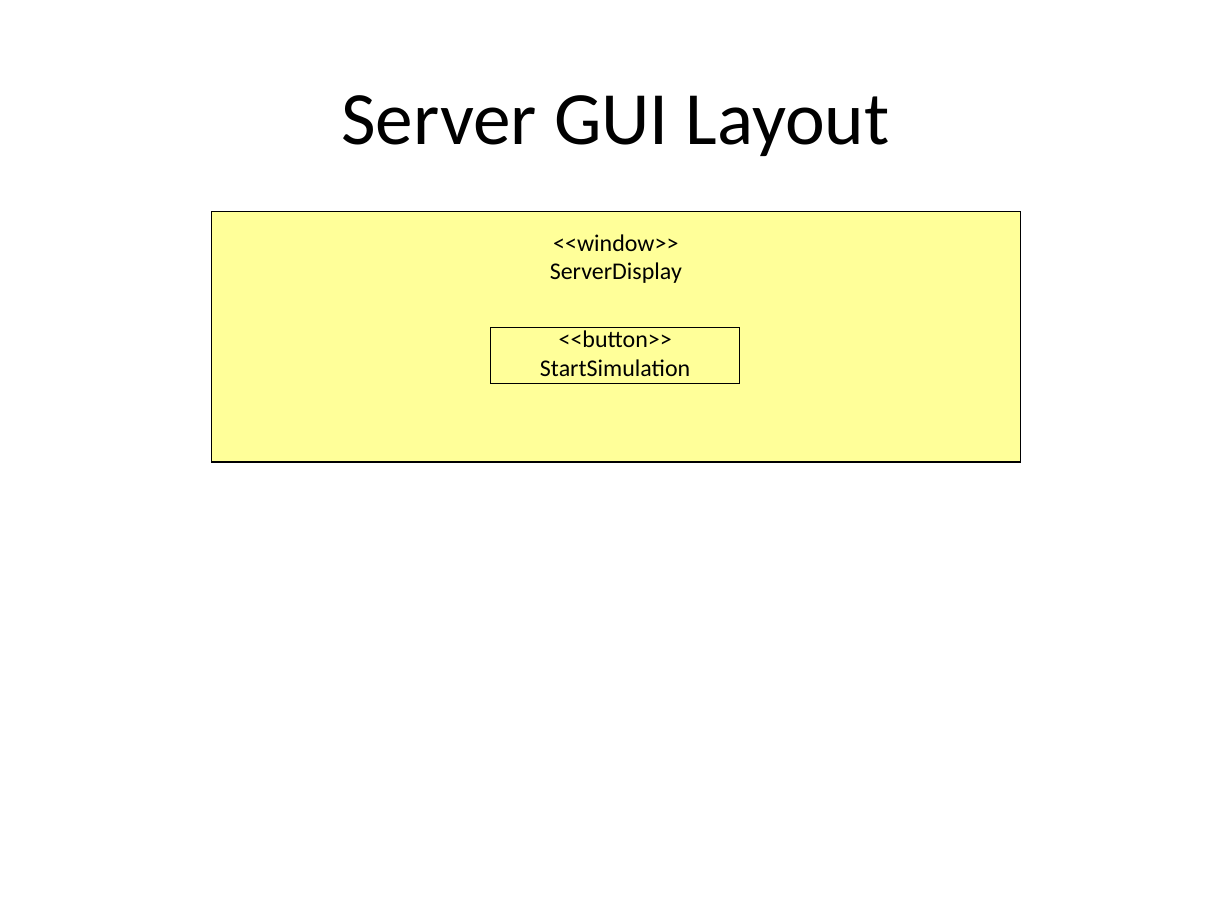
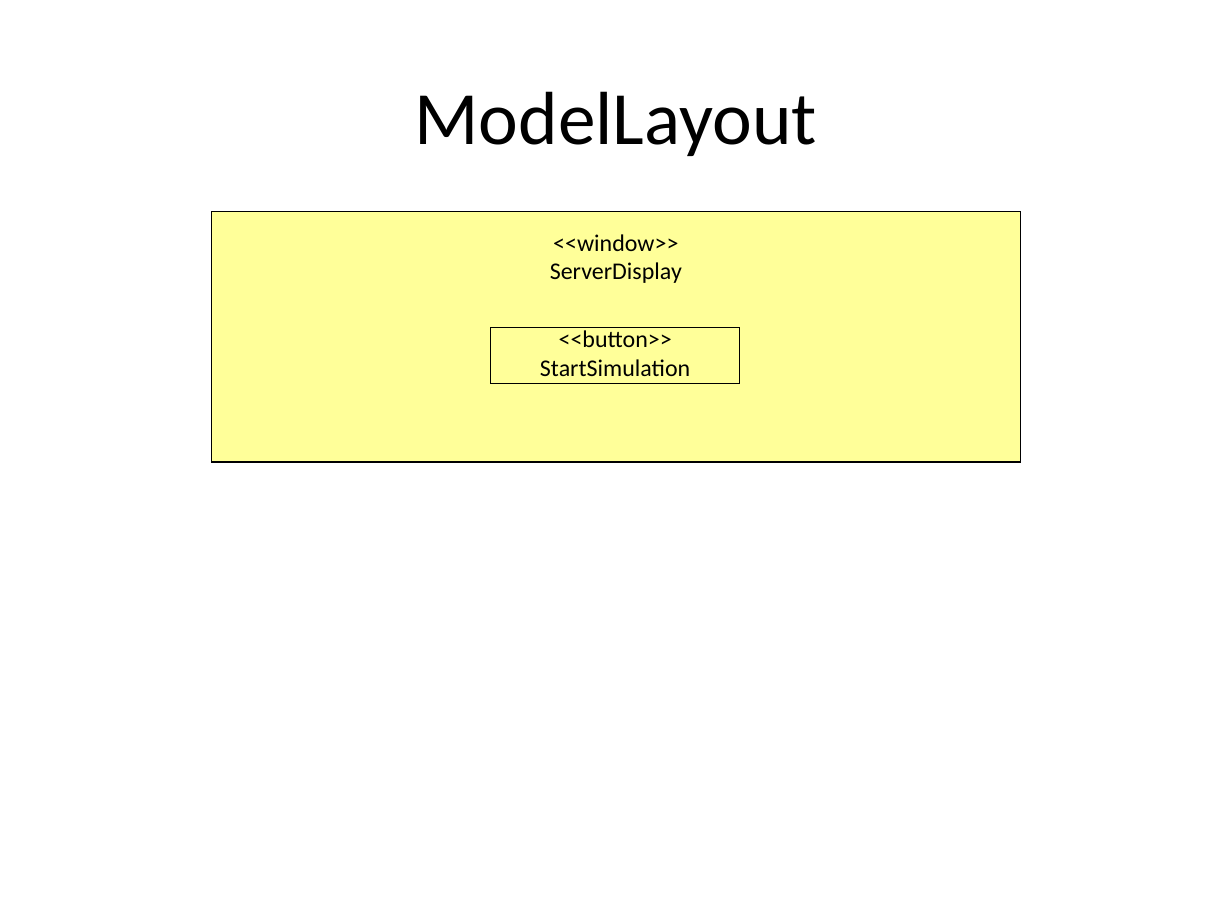
Before and after one commit to krishprince/rollerslam, a slide deck: slide 13 of docs/GUI/GUIModels.ppt. Drawn at 1232x924 pixels with LibreOffice and Linux fonts; fonts in the diff are those of the drawing. Boxes give left, top, right and bottom in pixels: in the first picture for what was removed or moved away, otherwise in the second. Text is boxed around its words. In the diff, an @@ line names an element or a change of style, - is before the commit and + after.

```diff
--- a/docs/GUI/GUIModels.ppt
+++ b/docs/GUI/GUIModels.ppt
@@ title at [415,91,817,156]: text changed @@
-Server GUI Layout
+ModelLayout
```
Also in this commit, not shown: 18 other slides changed, 22 slides added.
